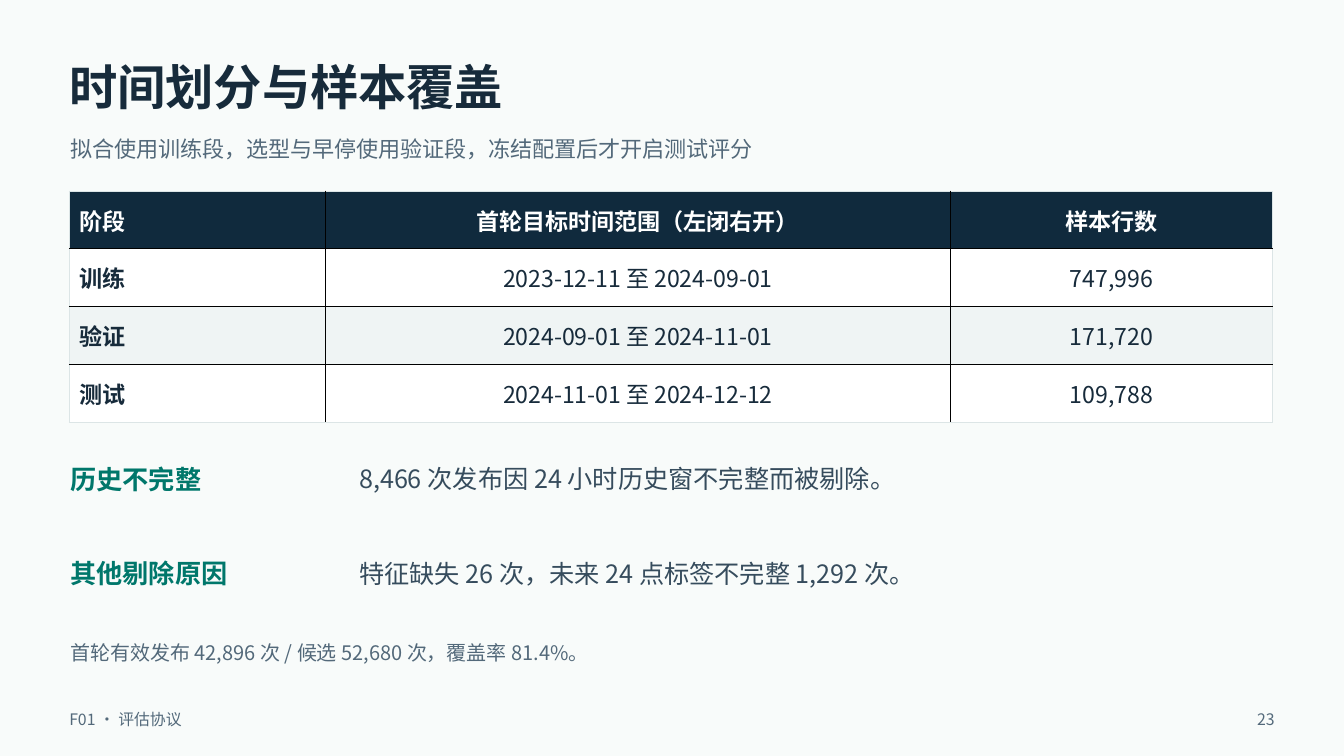
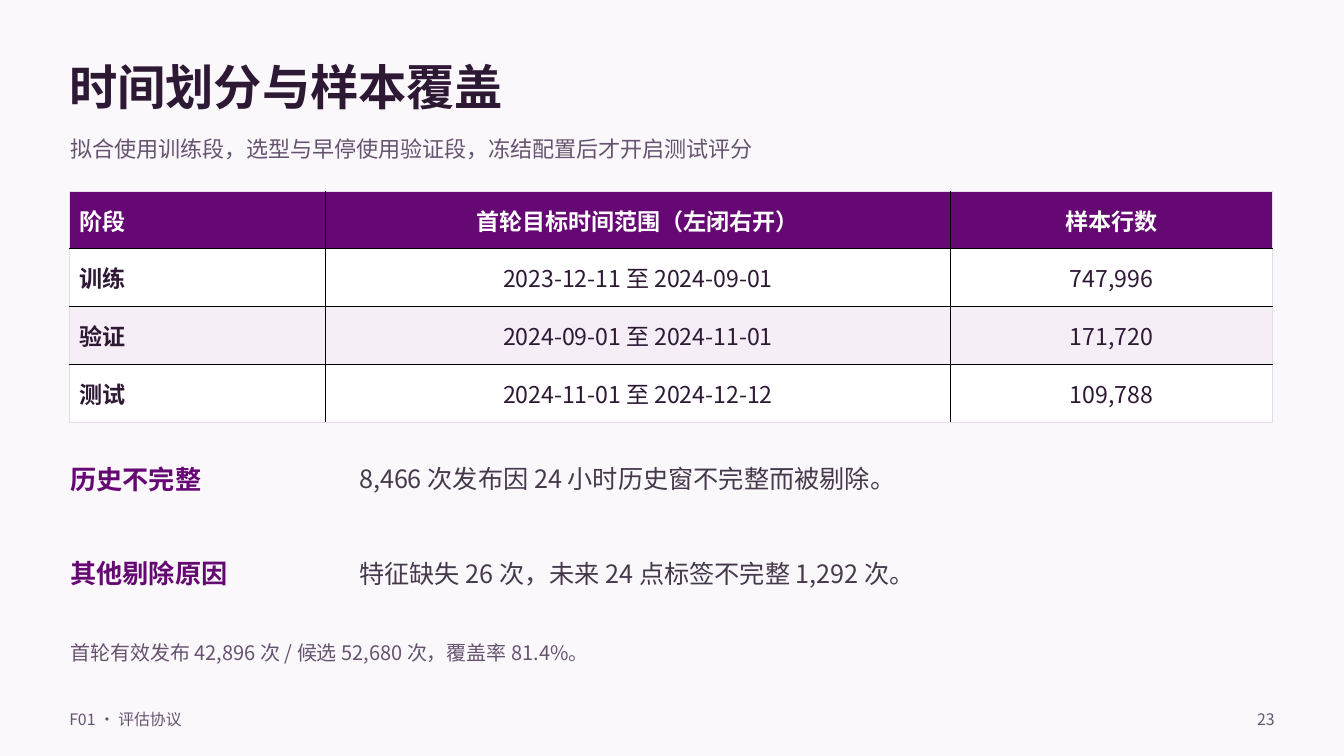
Before and after one commit to Sunhuahai/wind-power-forecasting, a slide deck: slide 23 of docs/研究记录/风电功率预测项目汇报_详版_2026-11-26.pptx. Drawn at 1344x756 pixels with LibreOffice and Linux fonts; fonts in the diff are those of the drawing. Boxes give left, top, right and bottom in pixels: in the first picture for what was removed or moved away, otherwise in the second. Text is boxed around its words. In the diff, an @@ line names an element or a change of style, - is before the commit and + after.

```diff
--- a/docs/研究记录/风电功率预测项目汇报_详版_2026-11-26.pptx
+++ b/docs/研究记录/风电功率预测项目汇报_详版_2026-11-26.pptx
@@ background #F8FBFA to #FBF8FC @@
@@ text "时间划分与样本覆盖" at (69,64,503,110): text colour #172B3B to #2E1935 @@
@@ table at (70,192,1273,422) @@
@@ fill #102A3D to #660874 in row 1 @@
@@ fill #EFF4F4 to #F5EEF7 in row 3 @@
@@ text colour #172B3B to #2E1935 in "训练", "2023-12-11 至 2024-09-01", "747,996", "验证" and 5 more places @@
@@ borders changed @@
@@ text "历史不完整" at (70,466,201,492): text colour #00776B to #660874 @@
@@ text "8,466 次发布因 24 小时历史窗不完整而被剔除。" at (359,467,896,493): text colour #364C5D to #45394B @@
@@ text "其他剔除原因" at (70,560,227,586): text colour #00776B to #660874 @@
@@ text "特征缺失 26 次，未来 24 点标签不完整 ..." at (359,562,915,588): text colour #364C5D to #45394B @@
@@ text colour #53697A to #66536F in 4 elements at (70,138,752,159), (69,712,181,727), (1257,713,1275,725), (70,643,588,664) @@
```
Also in this commit, not shown: 29 other slides changed.
